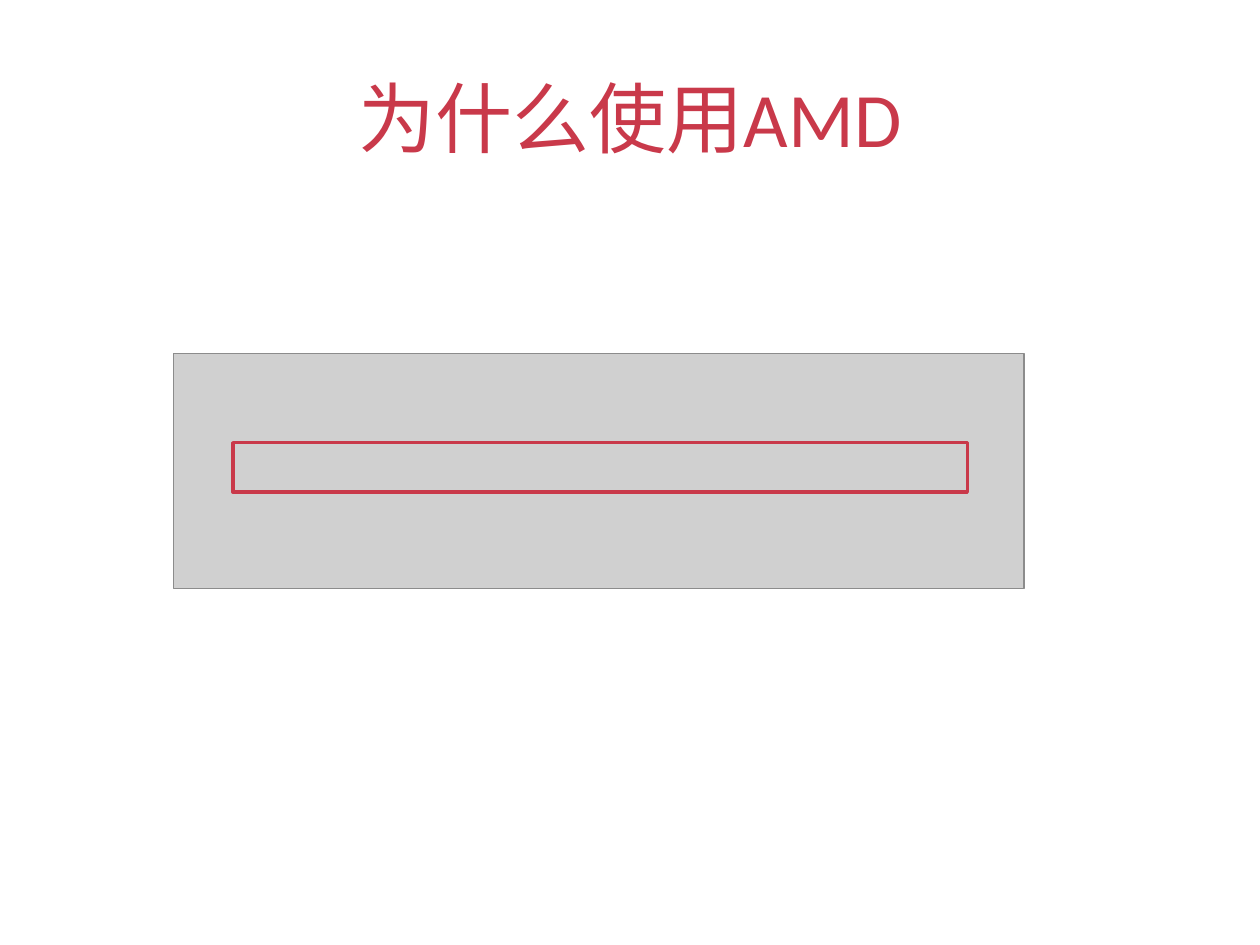
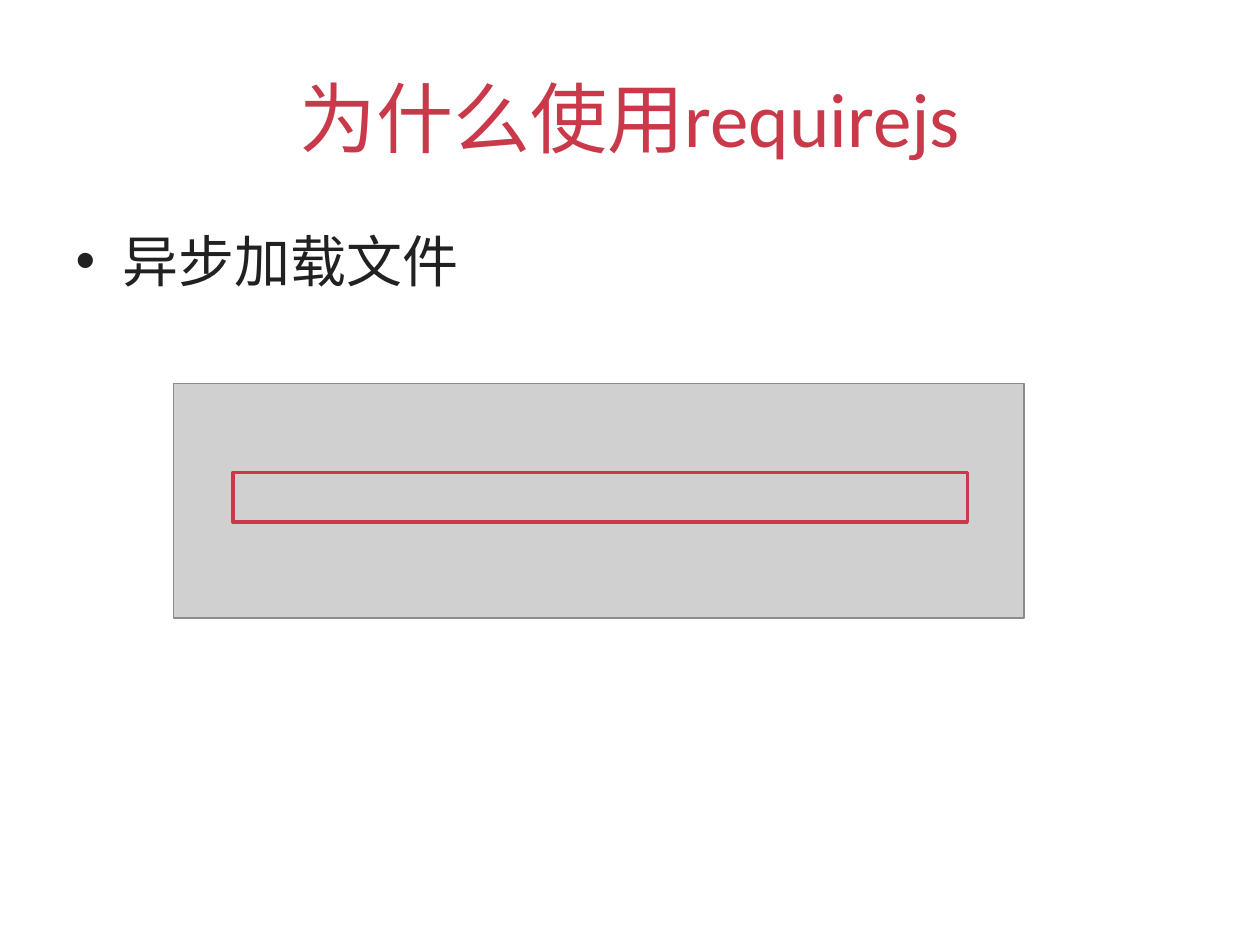
Before and after one commit to silvajs/lecturer, a slide deck: slide 12 of requirejs/doc/requirejs.pptx (slide 8 before the commit). Drawn at 1260x945 pixels with LibreOffice and Linux fonts; fonts in the diff are those of the drawing; grey boxes stand for pictures. Boxes give left, top, right and bottom in pixels: in the first picture for what was removed or moved away, otherwise in the second. Text is boxed around its words. In the diff, an @@ line names an element or a change of style, - is before the commit and + after.

Commit message:
requirejs基本使用

```diff
--- a/requirejs/doc/requirejs.pptx
+++ b/requirejs/doc/requirejs.pptx
@@ title at (x1=299, y1=82, x2=960, y2=160): text changed @@
-为什么使用AMD
+为什么使用requirejs
@@ text added at (x1=123, y1=234, x2=459, y2=287), 32 pt, text #212121 @@
+• 异步加载文件
@@ picture moved from (x1=174, y1=354, x2=1024, y2=588) to (x1=174, y1=383, x2=1024, y2=617) @@
@@ rectangle moved from (x1=233, y1=442, x2=968, y2=491) to (x1=233, y1=472, x2=968, y2=522) @@
```
Also in this commit, not shown: 3 other slides changed, 2 slides added, 9 other files.
